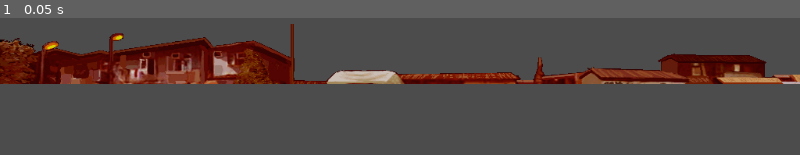
Above: before the commit, frame 1.
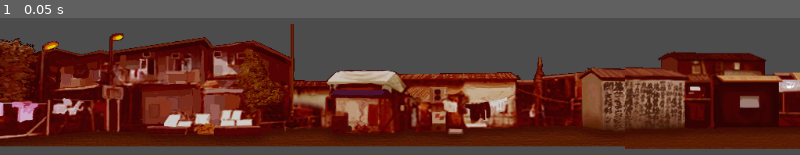
Above: after the commit, the same moment.

Repository: Anatolij-Grigorjev/Godot32dBeatemUpTest
Game: Godot game, scene res://stages/tileset_edit.tscn
Same seed, same stepped clock (60 frames per second), same inputs: the game is played once before the commit and once after it. The project has no main scene, so this scene is started directly.
Inputs:
- Up to frame 1 (0.05 s): no input

The runs differ from the first frame. In frame 1, 48% of the frame differs, in the area x 0-100%, y 15-96%.

Commit message:
added tileset and other background resources

Diff:
--- /dev/null
+++ b/game/characters/dennis/dennis.tscn
@@ -0,0 +1,53 @@
+[gd_scene load_steps=4 format=2]
+
+[ext_resource path="res://characters/dennis/dennis_0.png" type="Texture" id=1]
+
+[sub_resource type="CapsuleShape2D" id=1]
+
+custom_solver_bias = 0.0
+radius = 15.0
+height = 45.0
+
+[sub_resource type="RectangleShape2D" id=2]
+
+custom_solver_bias = 0.0
+extents = Vector2( 19, 5 )
+
+[node name="dennis" type="KinematicBody2D"]
+
+input_pickable = false
+collision_layer = 4
+collision_mask = 4
+collision/safe_margin = 0.08
+_sections_unfolded = [ "Collision" ]
+
+[node name="Sprite" type="Sprite" parent="." index="0"]
+
+texture = ExtResource( 1 )
+vframes = 6
+hframes = 10
+_sections_unfolded = [ "Animation", "Offset", "Region" ]
+
+[node name="body" type="CollisionShape2D" parent="." index="1"]
+
+visible = false
+shape = SubResource( 1 )
+_sections_unfolded = [ "Z Index" ]
+
+[node name="feet" type="StaticBody2D" parent="." index="2"]
+
+editor/display_folded = true
+input_pickable = false
+collision_layer = 4
+collision_mask = 1
+constant_linear_velocity = Vector2( 0, 0 )
+constant_angular_velocity = 0.0
+friction = 1.0
+bounce = 0.0
+_sections_unfolded = [ "Collision" ]
+
+[node name="collider" type="CollisionShape2D" parent="feet" index="0"]
+
+position = Vector2( 0, 30 )
+shape = SubResource( 2 )
+_sections_unfolded = [ "Transform" ]
--- a/game/project.godot
+++ b/game/project.godot
@@ -20,6 +20,10 @@
 2d_physics/layer_3="char_walk"
 2d_physics/layer_4="char_jump"
 
+[physics]
+
+2d/default_gravity=0
+
 [rendering]
 
 environment/default_environment="res://default_env.tres"
--- /dev/null
+++ b/game/stages/city/city_stage.tscn
@@ -0,0 +1,39 @@
+[gd_scene load_steps=4 format=2]
+
+[ext_resource path="res://stages/city/parallax_ground.tscn" type="PackedScene" id=1]
+[ext_resource path="res://characters/dennis/dennis.tscn" type="PackedScene" id=2]
+[ext_resource path="res://stages/tileset.tres" type="TileSet" id=3]
+
+[node name="city_stage" type="Node2D" index="0"]
+
+position = Vector2( -0.915863, -3.66345 )
+
+[node name="parallax_ground" parent="." index="0" instance=ExtResource( 1 )]
+
+offset = Vector2( 400, 200 )
+transform = Transform2D( 1, 0, 0, 1, 400, 200 )
+
+[node name="dennis" parent="." index="1" instance=ExtResource( 2 )]
+
+position = Vector2( 192.331, 175.845 )
+
+[node name="TileMap" type="TileMap" parent="." index="2"]
+
+mode = 0
+tile_set = ExtResource( 3 )
+cell_size = Vector2( 64, 64 )
+cell_quadrant_size = 16
+cell_custom_transform = Transform2D( 1, 0, 0, 1, 0, 0 )
+cell_half_offset = 2
+cell_tile_origin = 0
+cell_y_sort = false
+cell_clip_uv = false
+collision_use_kinematic = false
+collision_friction = 1.0
+collision_bounce = 0.0
+collision_layer = 1
+collision_mask = 4
+occluder_light_mask = 1
+format = 1
+tile_data = PoolIntArray( -65536, 0, 0, -65524, 1, 0 )
+_sections_unfolded = [ "Collision" ]
--- /dev/null
+++ b/game/stages/city/parallax_ground.tscn
@@ -0,0 +1,37 @@
+[gd_scene load_steps=3 format=2]
+
+[ext_resource path="res://stages/city/bg_ground_left.png" type="Texture" id=1]
+[ext_resource path="res://stages/city/bg_ground_right.png" type="Texture" id=2]
+
+[node name="parallax_ground" type="ParallaxBackground"]
+
+layer = -1
+offset = Vector2( 0, 0 )
+rotation = 0.0
+scale = Vector2( 1, 1 )
+transform = Transform2D( 1, 0, 0, 1, 0, 0 )
+scroll_offset = Vector2( 0, 0 )
+scroll_base_offset = Vector2( 0, 0 )
+scroll_base_scale = Vector2( 1, 1 )
+scroll_limit_begin = Vector2( 0, 0 )
+scroll_limit_end = Vector2( 0, 0 )
+scroll_ignore_camera_zoom = true
+
+[node name="ground" type="ParallaxLayer" parent="." index="0"]
+
+motion_scale = Vector2( 1, 1 )
+motion_offset = Vector2( 0, 0 )
+motion_mirroring = Vector2( 0, 0 )
+
+[node name="left" type="Sprite" parent="ground" index="0"]
+
+scale = Vector2( 1, 2 )
+texture = ExtResource( 1 )
+_sections_unfolded = [ "Transform" ]
+
+[node name="right" type="Sprite" parent="ground" index="1"]
+
+position = Vector2( 800, 0 )
+scale = Vector2( 1, 2 )
+texture = ExtResource( 2 )
+_sections_unfolded = [ "Transform" ]
--- /dev/null
+++ b/game/stages/tileset.tres
@@ -0,0 +1,75 @@
+[gd_resource type="TileSet" load_steps=7 format=2]
+
+[ext_resource path="res://stages/city/bg_city_left.png" type="Texture" id=1]
+[ext_resource path="res://stages/city/bg_city_right.png" type="Texture" id=2]
+[ext_resource path="res://stages/city/bg_lower_left.png" type="Texture" id=3]
+[ext_resource path="res://stages/city/bg_lower_right.png" type="Texture" id=4]
+
+[sub_resource type="RectangleShape2D" id=4]
+
+custom_solver_bias = 0.0
+extents = Vector2( 398.431, 83.129 )
+
+[sub_resource type="RectangleShape2D" id=3]
+
+custom_solver_bias = 0.0
+extents = Vector2( 397.432, 35.2516 )
+
+[resource]
+
+0/name = "bg_houses_left"
+0/texture = ExtResource( 1 )
+0/tex_offset = Vector2( 0, 0 )
+0/modulate = Color( 1, 1, 1, 1 )
+0/region = Rect2( 0, 0, 800, 172 )
+0/is_autotile = false
+0/occluder_offset = Vector2( 400, 86 )
+0/navigation_offset = Vector2( 400, 86 )
+0/shapes = [ {
+"autotile_coord": Vector2( 0, 0 ),
+"one_way": false,
+"shape": SubResource( 4 ),
+"shape_transform": Transform2D( 1, 0, 0, 1, 400, 86 )
+} ]
+1/name = "bg_houses_right"
+1/texture = ExtResource( 2 )
+1/tex_offset = Vector2( 0, 0 )
+1/modulate = Color( 1, 1, 1, 1 )
+1/region = Rect2( 0, 0, 800, 177 )
+1/is_autotile = false
+1/occluder_offset = Vector2( 400, 88.5 )
+1/navigation_offset = Vector2( 400, 88.5 )
+1/shapes = [ {
+"autotile_coord": Vector2( 0, 0 ),
+"one_way": false,
+"shape": SubResource( 4 ),
+"shape_transform": Transform2D( 1, 0, 0, 1, 400, 88.5 )
+} ]
+2/name = "bg_houses_lower_left"
+2/texture = ExtResource( 3 )
+2/tex_offset = Vector2( 0, 0 )
+2/modulate = Color( 1, 1, 1, 1 )
+2/region = Rect2( 0, 0, 800, 80 )
+2/is_autotile = false
+2/occluder_offset = Vector2( 400, 40 )
+2/navigation_offset = Vector2( 400, 40 )
+2/shapes = [ {
+"autotile_coord": Vector2( 0, 0 ),
+"one_way": false,
+"shape": SubResource( 3 ),
+"shape_transform": Transform2D( 1, 0, 0, 1, 400.464, 44.639 )
+} ]
+3/name = "bg_houses_lower_right"
+3/texture = ExtResource( 4 )
+3/tex_offset = Vector2( 0, 0 )
+3/modulate = Color( 1, 1, 1, 1 )
+3/region = Rect2( 0, 0, 800, 85 )
+3/is_autotile = false
+3/occluder_offset = Vector2( 400, 42.5 )
+3/navigation_offset = Vector2( 400, 42.5 )
+3/shapes = [ {
+"autotile_coord": Vector2( 0, 0 ),
+"one_way": false,
+"shape": SubResource( 3 ),
+"shape_transform": Transform2D( 1, 0, 0, 1, 400.464, 47.139 )
+} ]
--- a/game/stages/tileset_edit.tscn
+++ b/game/stages/tileset_edit.tscn
@@ -1,58 +1,53 @@
 [gd_scene load_steps=4 format=2]
 
-[ext_resource path="res://stages/city/bg_left.png" type="Texture" id=1]
-[ext_resource path="res://stages/city/bg_right.png" type="Texture" id=2]
+[ext_resource path="res://stages/city/bg_city_left.png" type="Texture" id=1]
+[ext_resource path="res://stages/city/bg_city_right.png" type="Texture" id=2]
 
-[sub_resource type="RectangleShape2D" id=1]
+[sub_resource type="RectangleShape2D" id=2]
 
 custom_solver_bias = 0.0
-extents = Vector2( 397.432, 40.0142 )
+extents = Vector2( 398.431, 83.129 )
 
 [node name="root" type="Node" index="0"]
 
 [node name="bg_houses_left" type="Sprite" parent="." index="0"]
 
 editor/display_folded = true
-position = Vector2( 400, 45 )
+position = Vector2( 400, 85 )
 texture = ExtResource( 1 )
-_sections_unfolded = [ "Offset", "Transform" ]
+_sections_unfolded = [ "Transform" ]
 
-[node name="collision" type="StaticBody2D" parent="bg_houses_left" index="0"]
+[node name="colllider" type="StaticBody2D" parent="bg_houses_left" index="0"]
 
-editor/display_folded = true
 input_pickable = false
 collision_layer = 1
-collision_mask = 4
+collision_mask = 1
 constant_linear_velocity = Vector2( 0, 0 )
 constant_angular_velocity = 0.0
 friction = 1.0
 bounce = 0.0
-_sections_unfolded = [ "Collision" ]
 
-[node name="rect" type="CollisionShape2D" parent="bg_houses_left/collision" index="0"]
+[node name="rect" type="CollisionShape2D" parent="bg_houses_left/colllider" index="0"]
 
-position = Vector2( 0.463898, 4.63905 )
-shape = SubResource( 1 )
+shape = SubResource( 2 )
 
 [node name="bg_houses_right" type="Sprite" parent="." index="1"]
 
 editor/display_folded = true
-position = Vector2( 1200, 45 )
+position = Vector2( 1200, 85 )
 texture = ExtResource( 2 )
-_sections_unfolded = [ "Offset", "Transform" ]
+_sections_unfolded = [ "Transform" ]
 
-[node name="collision" type="StaticBody2D" parent="bg_houses_right" index="0"]
+[node name="colllider" type="StaticBody2D" parent="bg_houses_right" index="0"]
 
 input_pickable = false
 collision_layer = 1
-collision_mask = 4
+collision_mask = 1
 constant_linear_velocity = Vector2( 0, 0 )
 constant_angular_velocity = 0.0
 friction = 1.0
 bounce = 0.0
-_sections_unfolded = [ "Collision" ]
 
-[node name="rect" type="CollisionShape2D" parent="bg_houses_right/collision" index="0"]
+[node name="rect" type="CollisionShape2D" parent="bg_houses_right/colllider" index="0"]
 
-position = Vector2( 0.463898, 4.63905 )
-shape = SubResource( 1 )
+shape = SubResource( 2 )
Binary file added: game/stages/city/bg_city_left.png
Not shown, added: game/stages/city/bg_city_left.png.import
Binary file added: game/stages/city/bg_city_right.png
Not shown, added: game/stages/city/bg_city_right.png.import
Binary file added: game/stages/city/bg_ground_left.png
Not shown, added: game/stages/city/bg_ground_left.png.import
Binary file added: game/stages/city/bg_ground_right.png
Not shown, added: game/stages/city/bg_ground_right.png.import
Binary file removed: game/stages/city/bg_left.png
Not shown, added: game/stages/city/bg_lower_left.png.import
Not shown, added: game/stages/city/bg_lower_right.png.import
Binary file removed: game/stages/city/bg_right.png
(and 4 more such lines)
